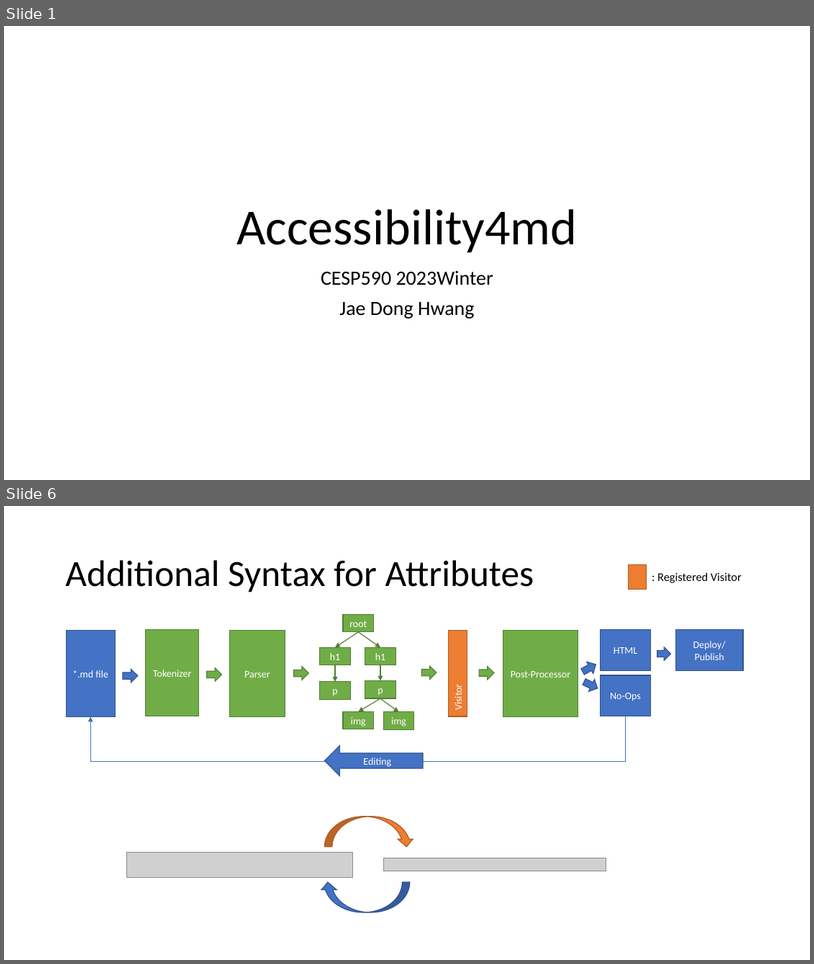
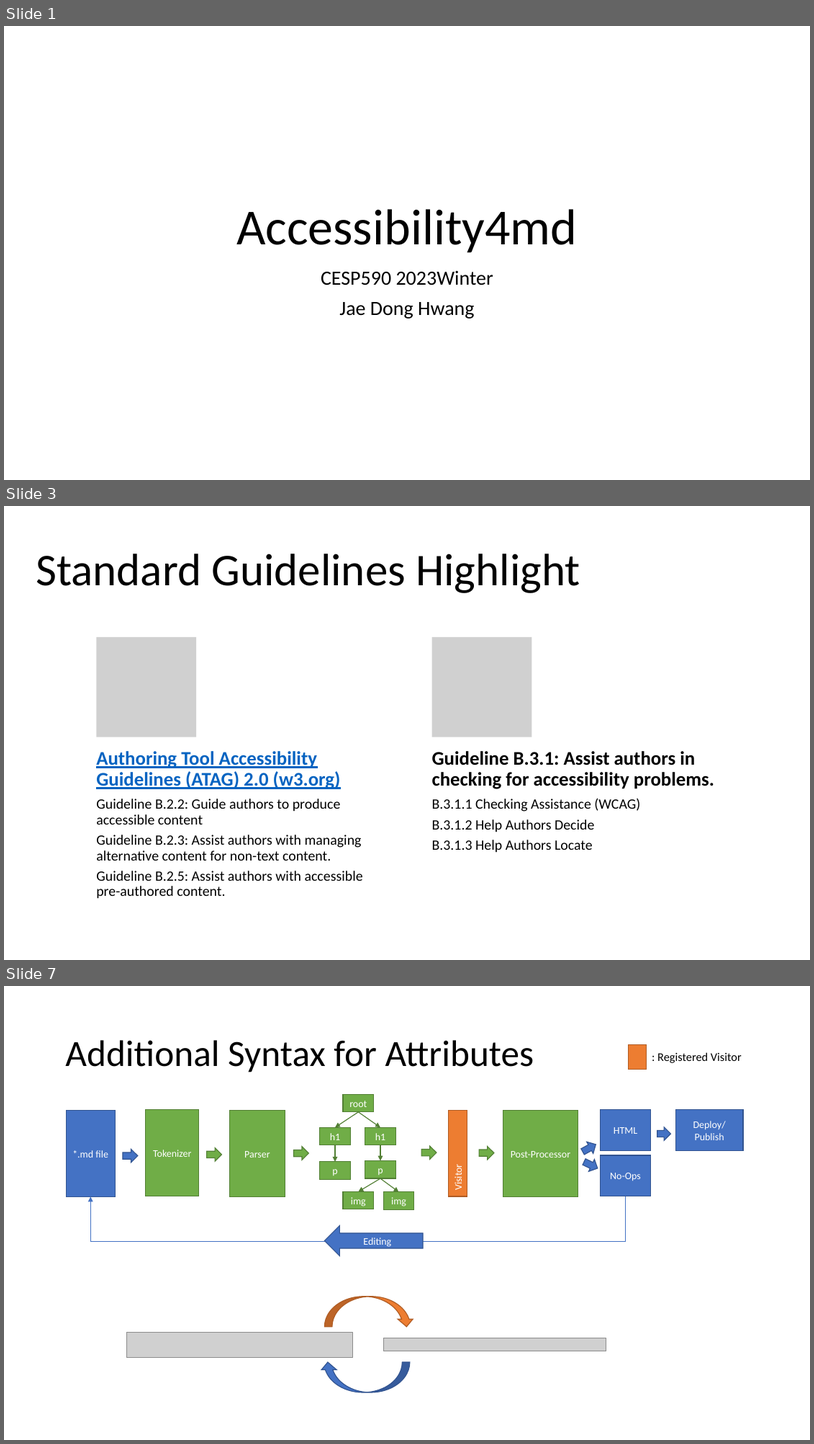
Before and after one commit to jaedong98/accessibility4md, a slide deck: docs/Accessibility4md.pptx. Shown one above the other, each under a label of ours: slides 1 and 6 before the commit, slides 1, 3 and 7 after it; the slides between them are not shown. The pictures are 814x964 and 814x1444 pixels, drawn with LibreOffice and Linux fonts; fonts in the diff are those of the drawing; grey boxes stand for pictures. Boxes give left, top, right and bottom in pixels: in the first picture for what was removed or moved away, otherwise in the second. Text is boxed around its words. In the diff, an @@ line names an element or a change of style, - is before the commit and + after.

```diff
--- a/docs/Accessibility4md.pptx
+++ b/docs/Accessibility4md.pptx
@@ slide 3 added at <box>4,506,810,960</box>, background #FFFFFF @@
@@ title added at <box>36,554,580,593</box>, 54 pt, text #000000 @@
+Standard Guidelines Highlight
@@ group added at <box>96,637,715,898</box>: 4 texts, 2 pictures @@
+Authoring Tool Accessibility Guidelines (ATAG) 2.0 (w3.org)
+Guideline B.2.2: Guide authors to produce accessible content
+Guideline B.2.3: Assist authors with managing alternative content for non-text content.
+Guideline B.2.5: Assist authors with accessible pre-authored content.
+Guideline B.3.1: Assist authors in checking for accessibility problems.
+B.3.1.1 Checking Assistance (WCAG)
+B.3.1.2 Help Authors Decide
+B.3.1.3 Help Authors Locate
@@ what was slide 6 is now slide 7 @@
```
Also in this commit, not shown: 6 slides changed, 1 other file.
